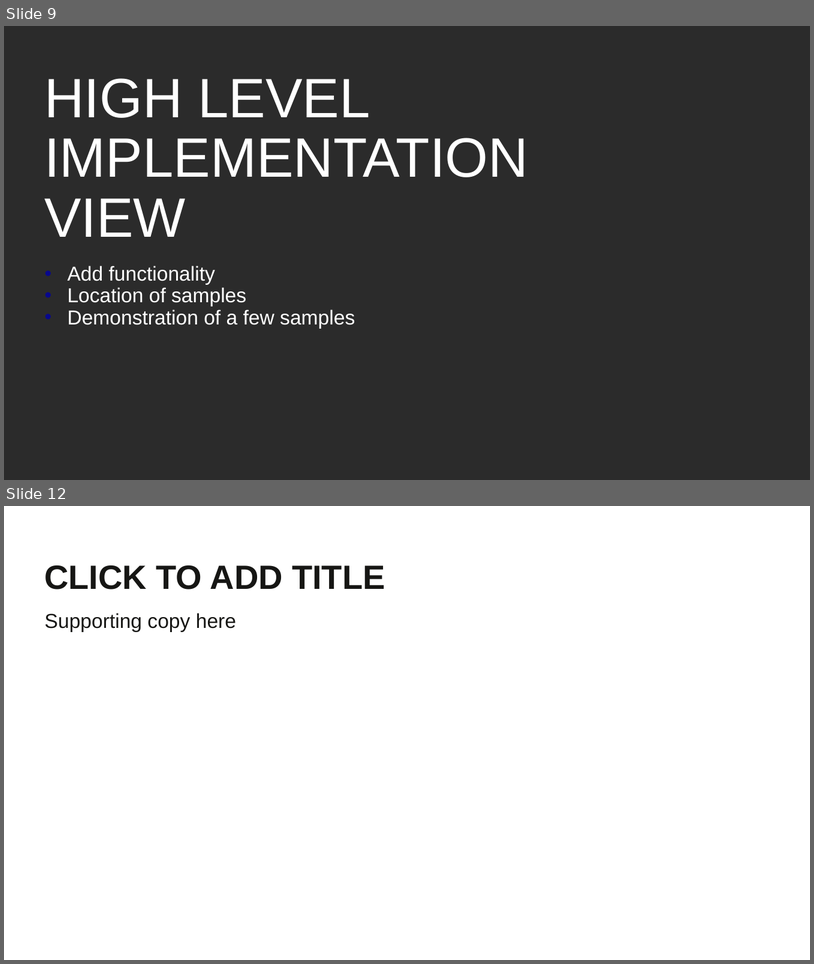
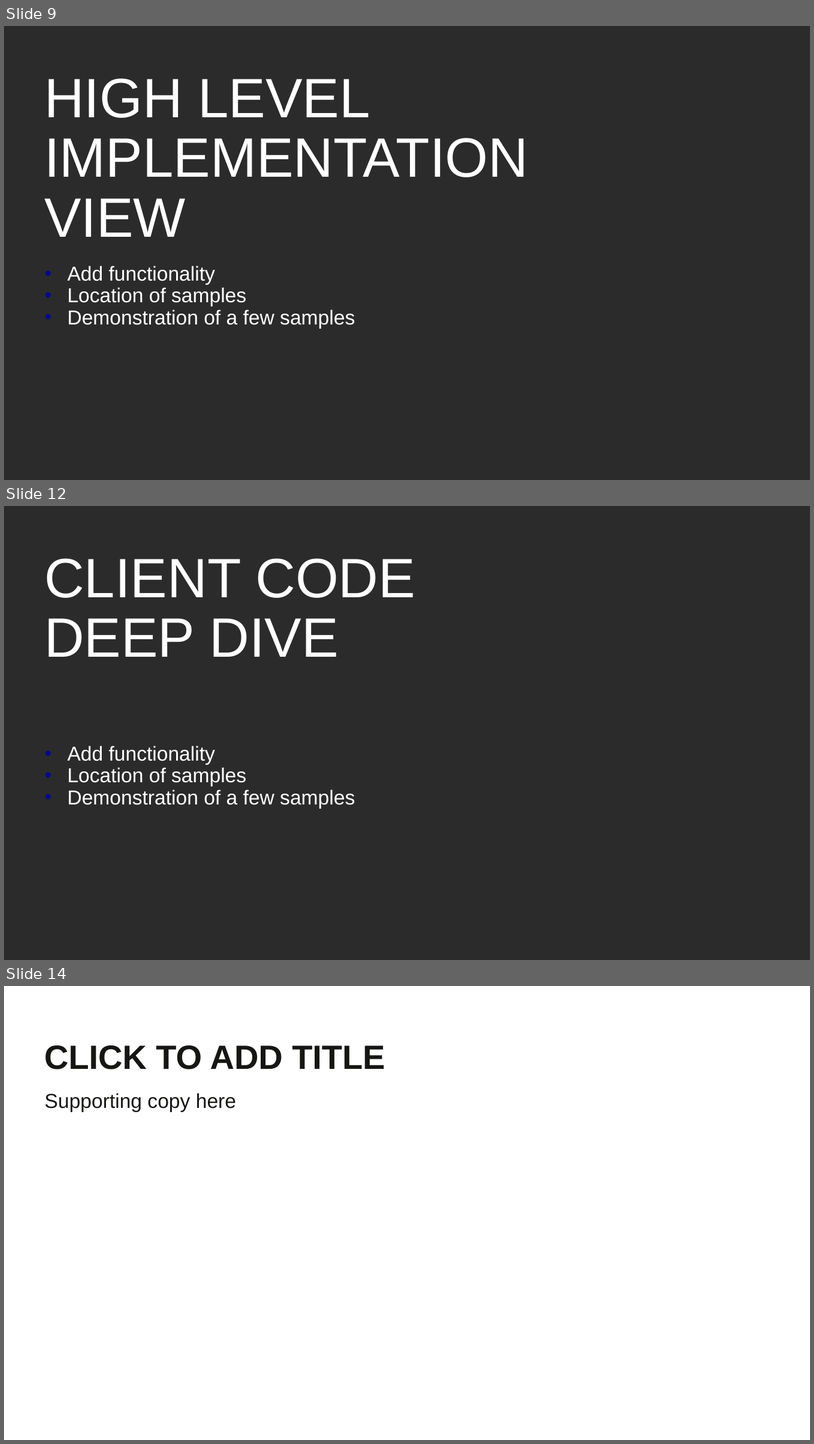
Before and after one commit to BrightcoveLearning/BCL-LearningSamples, a slide deck: PLAYTV2020/matt-boles-video.pptx. Shown one above the other, each under a label of ours: slides 9 and 12 before the commit, slides 9, 12 and 14 after it; the slides between them are not shown. The pictures are 814x964 and 814x1444 pixels, drawn with LibreOffice and Linux fonts; fonts in the diff are those of the drawing; background and template pictures are left out; a plain dark background stands for a picture behind light text. Boxes give left, top, right and bottom in pixels: in the first picture for what was removed or moved away, otherwise in the second. Text is boxed around its words. In the diff, an @@ line names an element or a change of style, - is before the commit and + after.

```diff
--- a/PLAYTV2020/matt-boles-video.pptx
+++ b/PLAYTV2020/matt-boles-video.pptx
@@ slide 12 added at bbox=[4, 506, 810, 960], background picture (left out) @@
@@ title added at bbox=[44, 558, 416, 657], 66 pt, text #FFFFFF @@
+CLIENT CODE DEEP DIVE
@@ text added at bbox=[68, 745, 355, 808], 24 pt, text #FFFFFF @@
+• Add functionality
+• Location of samples
+• Demonstration of a few samples
@@ what was slide 12 is now slide 14 @@
```
Also in this commit, not shown: 1 slide changed, 2 other slides added, 1 slide removed.
